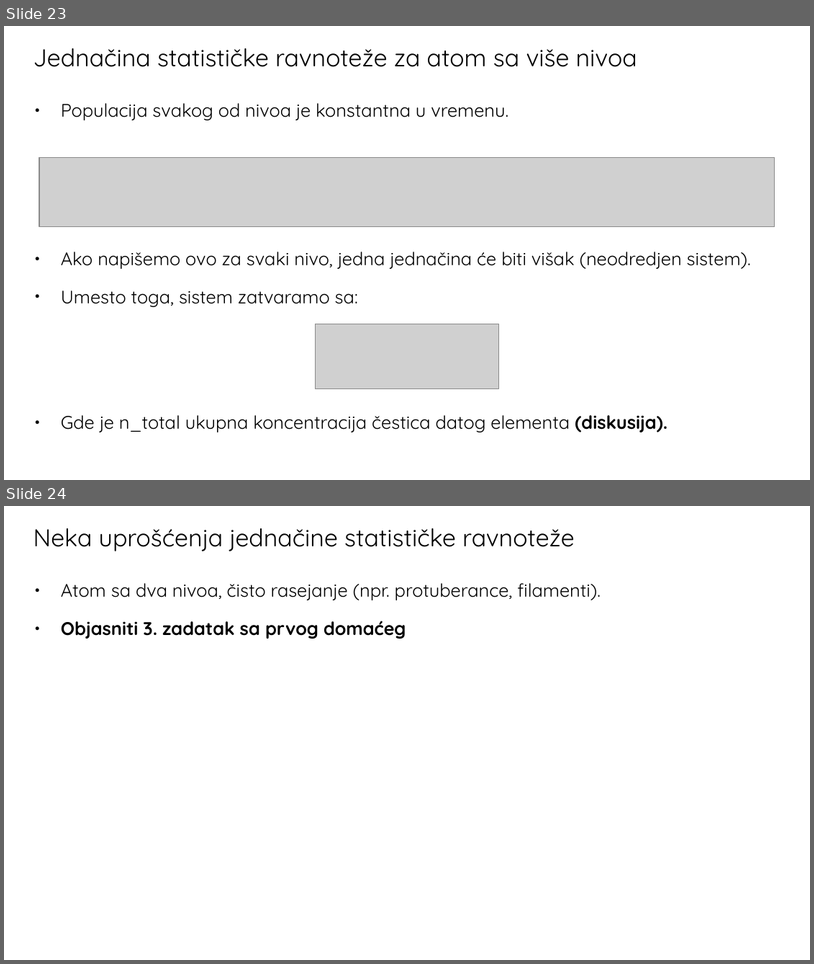
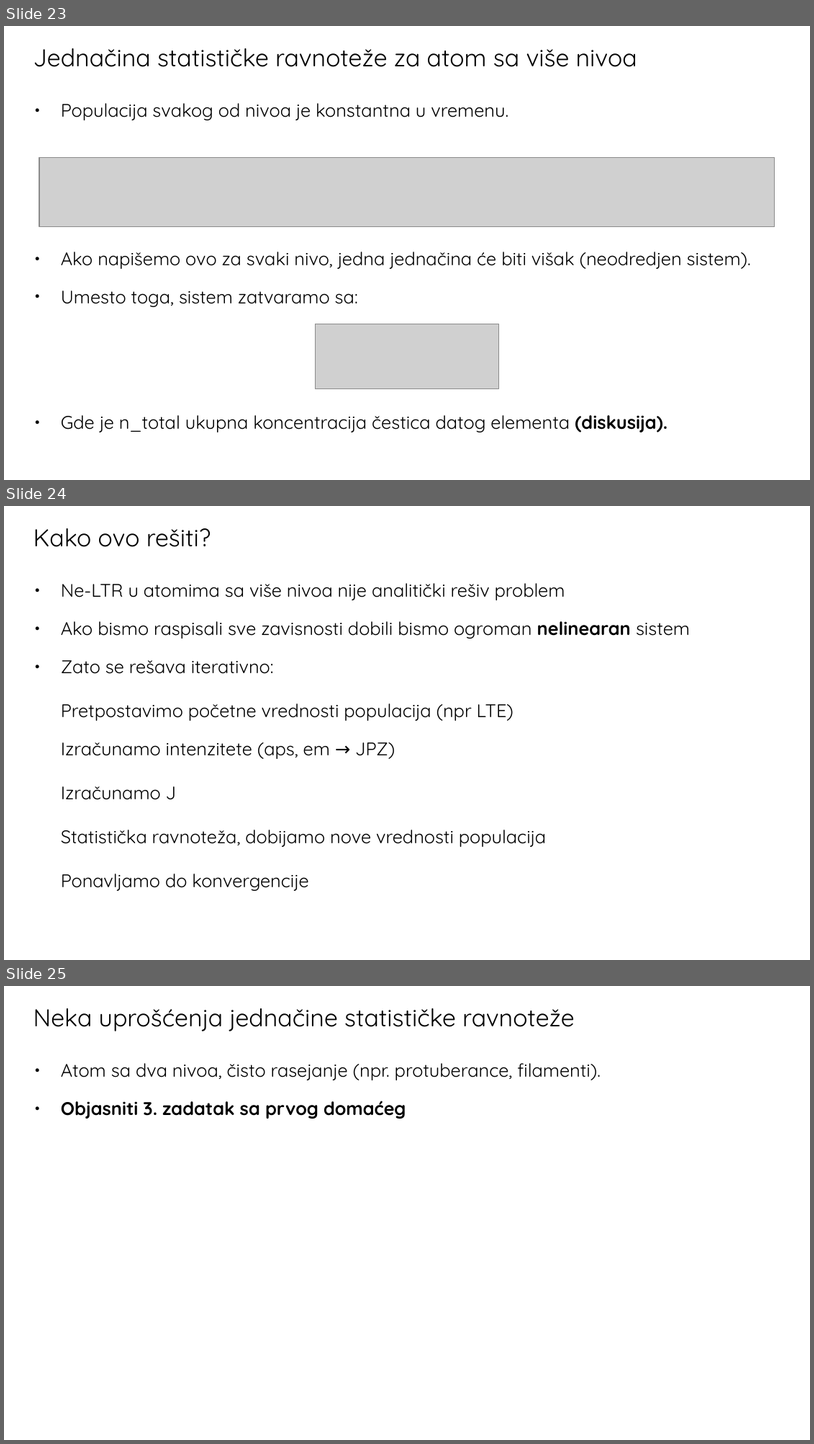
Before and after one commit to ivanzmilic/TZS_matf, a slide deck: Predavanja/Predavanje_11_NeLTR_Linije.odp. Shown one above the other, each under a label of ours: slides 23 and 24 before the commit, slides 23, 24 and 25 after it. The pictures are 814x964 and 814x1444 pixels, drawn with LibreOffice and Linux fonts; fonts in the diff are those of the drawing; grey boxes stand for pictures. Boxes give left, top, right and bottom in pixels: in the first picture for what was removed or moved away, otherwise in the second. Text is boxed around its words. In the diff, an @@ line names an element or a change of style, - is before the commit and + after.

```diff
--- a/Predavanja/Predavanje_11_NeLTR_Linije.odp
+++ b/Predavanja/Predavanje_11_NeLTR_Linije.odp
@@ slide 24 added at [4,506,810,960], background #FFFFFF @@
@@ title added at [34,528,211,547], 24 pt, text #000000 @@
+Kako ovo rešiti?
@@ text added at [61,583,690,890], 18 pt, text #000000 @@
+● Ne-LTR u atomima sa više nivoa nije analitički rešiv problem
+● Ako bismo raspisali sve zavisnosti dobili bismo ogroman nelinearan sistem
+● Zato se rešava iterativno:
+  Pretpostavimo početne vrednosti populacija (npr LTE)
+Izračunamo intenzitete (aps, em → JPZ)
+Izračunamo J
+Statistička ravnoteža, dobijamo nove vrednosti populacija
+Ponavljamo do konvergencije
@@ what was slide 24 is now slide 25 @@
```
Also in this commit, not shown: 1 slide changed, 1 other file.
